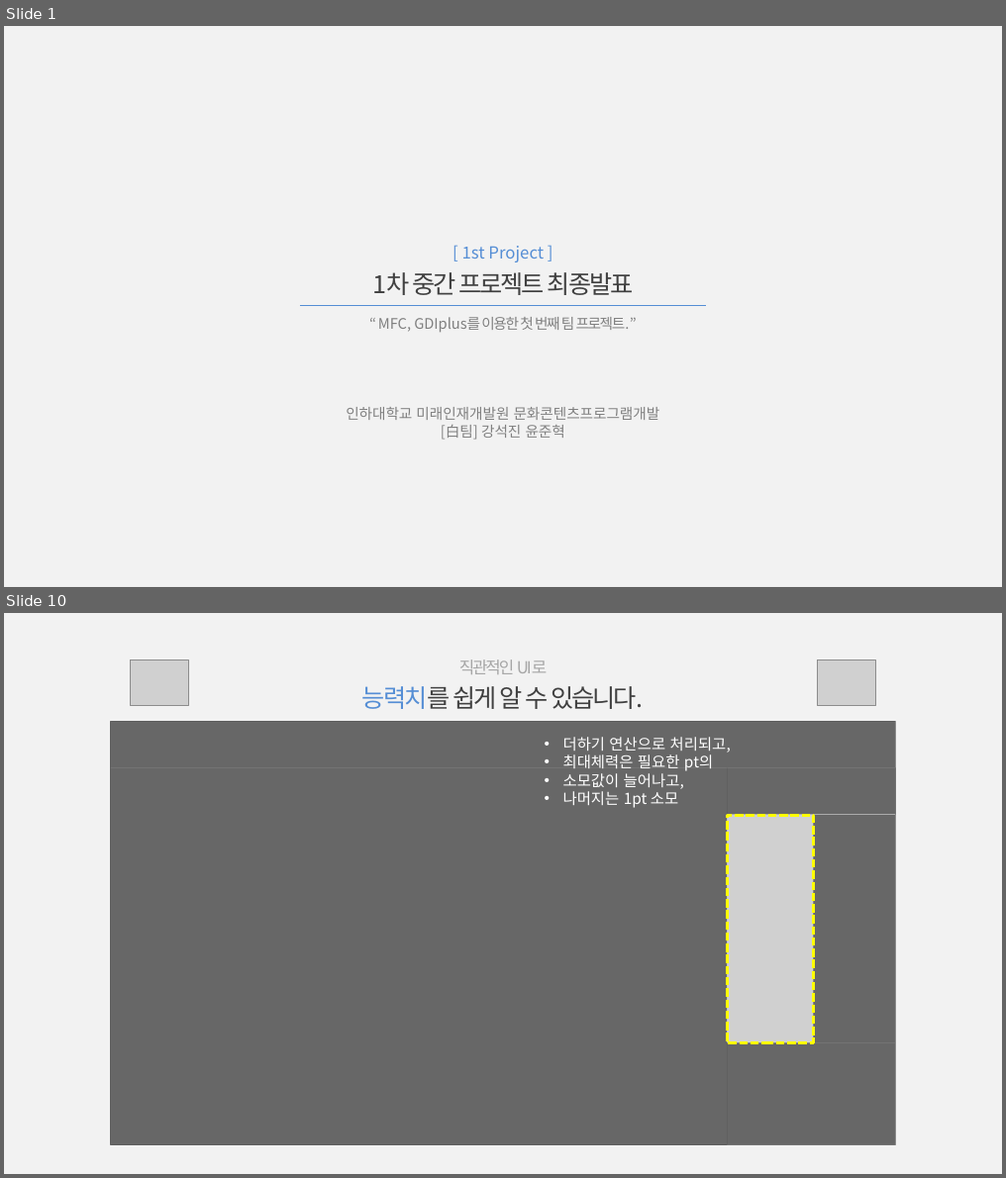
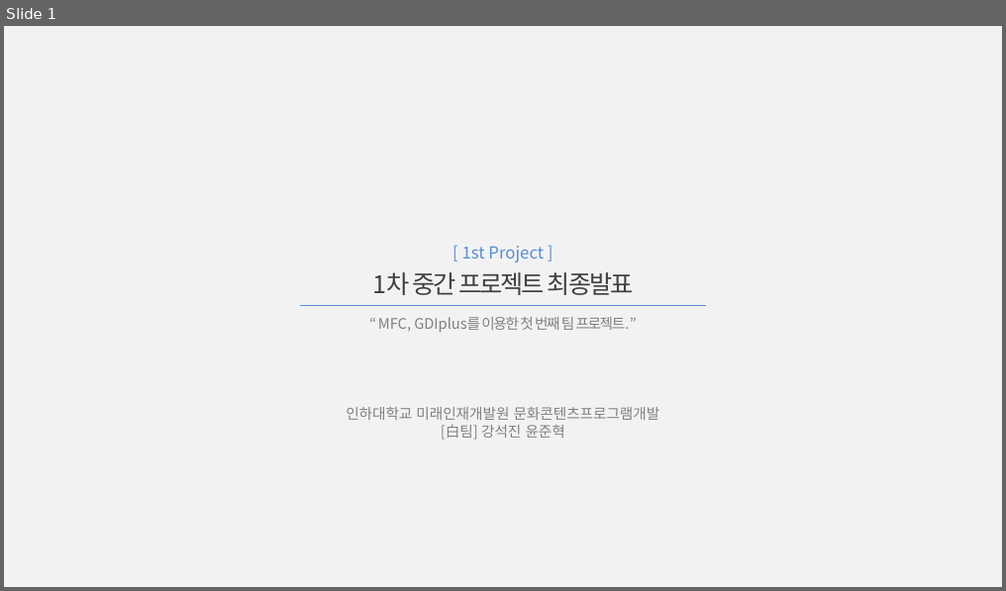
Before and after one commit to Hanel99/inha_1stproject, a slide deck: 기타/1차중간프로젝트_최종발표_白팀_강석진윤준혁.pptx. Shown one above the other, each under a label of ours: slides 1 and 10 before the commit, slide 1 after it; the slides between them are not shown. The pictures are 1006x1178 and 1006x591 pixels, drawn with LibreOffice and Linux fonts; fonts in the diff are those of the drawing; grey boxes stand for pictures. Boxes give left, top, right and bottom in pixels: in the first picture for what was removed or moved away, otherwise in the second. Text is boxed around its words. In the diff, an @@ line names an element or a change of style, - is before the commit and + after.

```diff
--- a/기타/1차중간프로젝트_최종발표_白팀_강석진윤준혁.pptx
+++ b/기타/1차중간프로젝트_최종발표_白팀_강석진윤준혁.pptx
@@ slide 10 removed at [4, 613, 1002, 1174], background #F2F2F2 @@
@@ picture removed at [131, 661, 188, 706] @@
@@ text removed at [362, 660, 644, 709] @@
-직관적인 UI로
-능력치를 쉽게 알 수 있습니다.
@@ picture removed at [818, 661, 875, 706] @@
@@ picture removed at [111, 722, 896, 1146] @@
@@ rectangle removed at [111, 722, 895, 768] @@
@@ text removed at [563, 737, 731, 808] @@
-• 더하기 연산으로 처리되고,
-• 최대체력은 필요한 pt의
-• 소모값이 늘어나고,
-• 나머지는 1pt 소모
@@ rectangle removed at [111, 767, 728, 1145] @@
@@ rectangle removed at [727, 767, 895, 815] @@
@@ rectangle removed at [727, 816, 812, 1043] @@
@@ rectangle removed at [813, 816, 895, 1043] @@
@@ rectangle removed at [727, 1043, 894, 1145] @@
```
Also in this commit, not shown: 5 slides changed, 18 slides added, 22 other slides removed, 23 other files.
